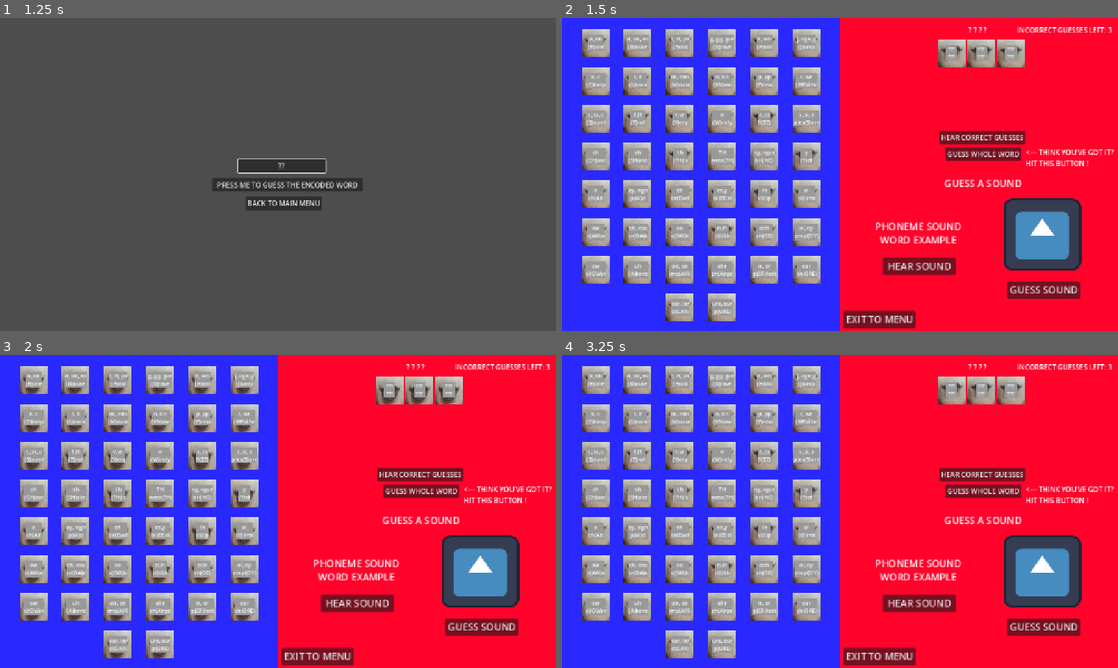
Above: before the commit, frames 1-4 (two rows, left to right).
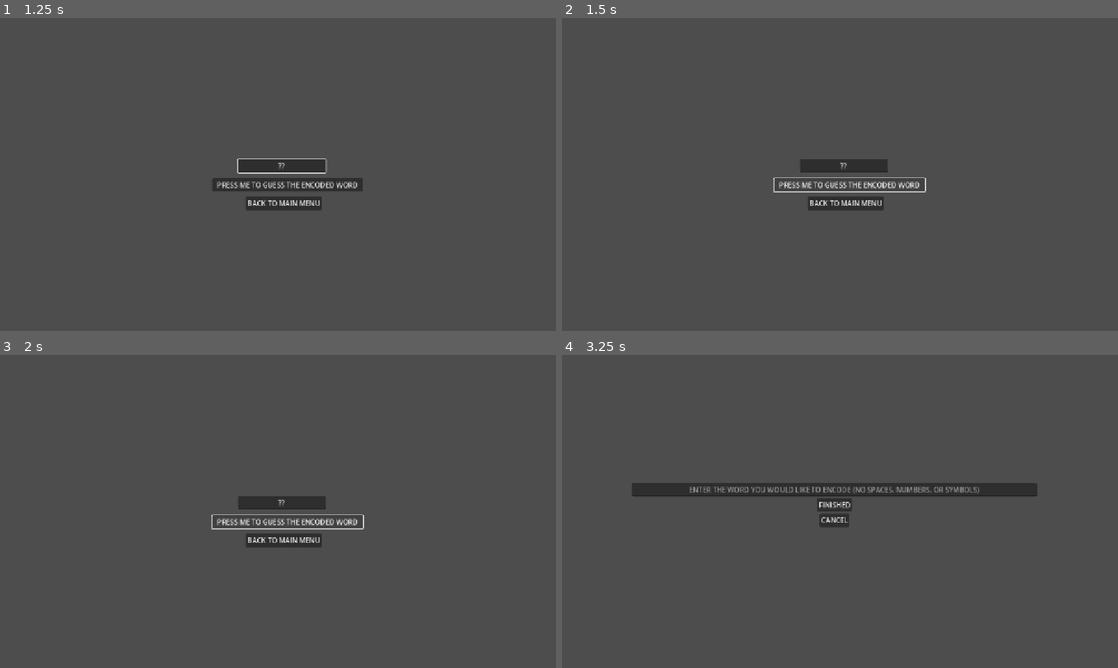
Above: after the commit, the same moments.

Repository: sym-z/phonetic-hangman
Game: Godot game, scene res://scenes/password_import/password_import.tscn
The game is run twice, just before and just after one commit, with the same random seed, the same clock (stepped at 60 frames per second) and the same inputs. The project has no main scene, so this scene is started directly. The engine's default icon, where the game draws it, is replaced by a stand-in: a white triangle on a blue panel in a dark square. Sound files missing from this copy of the repository are replaced by a short silence.
Inputs (mouse positions are in pixels of both pictures, inside the frame that each line leads up to):
- Up to frame 1 (1.25 s): click (283, 165) at 0.52 s; type "12" at 0.6 s
- Up to frame 2 (1.5 s): click "PRESS ME TO GUESS THE ENCODED…" at 1.25 s
- Up to frame 3 (2 s): no input
- Up to frame 4 (3.25 s): click (845, 539) at 2 s, where only the run after the commit has a clickable "BACK TO MAIN MENU"; click (840, 505) at 2.75 s, where only the run after the commit has a clickable "Encode A Message"

Frame 1 is identical in both runs. In frame 2, 98% of the frame differs, in the area x 0-100%, y 0-100%; in frame 3, 97%; in frame 4, 98%.
Error before the commit: Invalid access of index '1' on a base object of type: 'PackedStringArray'. (res://scenes/password_import/password_import.gd:15)

Commit message:
Scene Transition refactor

Diff:
--- a/src/scenes/main_menu/main_menu.gd
+++ b/src/scenes/main_menu/main_menu.gd
@@ -1,6 +1,5 @@
 extends Control
 
-var word_typer_scene : String = "uid://b3y7s18uwane8"
 # Called when the node enters the scene tree for the first time.
 func _ready():
 	pass # Replace with function body.
@@ -12,8 +11,4 @@
 
 
 func _on_create_pressed():
-	call_deferred("encode_choice")
-
-
-func encode_choice():
-	get_tree().change_scene_to_file(word_typer_scene)
+	SceneTransition.word_typer()
--- a/src/scenes/password_export/password_export.gd
+++ b/src/scenes/password_export/password_export.gd
@@ -1,8 +1,6 @@
 extends Control
 
 @export var password_holder : TextEdit
-var main_menu_scene : String = "uid://cxg5bb4sk08en"
-var word_guesser_scene : String = "uid://dt671ex55ahu4"
 
 func _ready():
 	encode_password()
@@ -21,17 +19,13 @@
 
 
 #region Scene Transitions
-func back_to_main_menu():
-	get_tree().change_scene_to_file(main_menu_scene)
 
 func _on_menu_pressed():
-	call_deferred("back_to_main_menu")
-
-func to_word_guesser():
-	get_tree().change_scene_to_file(word_guesser_scene)
+	#TODO: Reset player built word and typed word?
+	SceneTransition.main_menu()
 
 func _on_play_local_pressed() -> void:
 	Globals.decoded_built_word = Globals.player_built_word
 	Globals.decoded_typed_word = Globals.player_typed_word
-	call_deferred("to_word_guesser")
+	SceneTransition.word_guesser()
 #endregion
--- a/src/scenes/password_import/password_import.gd
+++ b/src/scenes/password_import/password_import.gd
@@ -1,32 +1,29 @@
 extends Control
-
-var word_guesser_scene : String = "uid://dt671ex55ahu4"
-var main_menu_scene : String = "uid://cxg5bb4sk08en"
 
 @export var password_entry : LineEdit
 
-func decode_password():
+func decode_password() -> bool:
+	#BUG: HANDLE IMPROPER PASSWORD TO PREVENT CRASH
 	var password = password_entry.text.rsplit("#")
+	if(password.size() < 2):
+		return false
 	var built_string = password[0].rsplit(",")
 	var built_int : Array[int]
 	for sound in built_string:
 		built_int.append(int(sound))
 	Globals.decoded_built_word.append_array(built_int)
 	Globals.decoded_typed_word = password[1]
-
+	return true
 	print(Globals.decoded_built_word)
 	print(Globals.decoded_typed_word)
 
 func _on_begin_decoding_pressed():
-	decode_password()
-	call_deferred("to_word_guesser")
+	if(decode_password()):
+		SceneTransition.word_guesser()
+	else:
+		print("ERROR")
+		#TODO: Make actual visual indicator
 
 func _on_back_pressed():
 	Globals.reset_decoded_word()
-	call_deferred("back_to_menu")
-
-func to_word_guesser():
-	get_tree().change_scene_to_file(word_guesser_scene)
-
-func back_to_menu():
-	get_tree().change_scene_to_file(main_menu_scene)
+	SceneTransition.main_menu()
--- a/src/scenes/word_builder/word_builder.gd
+++ b/src/scenes/word_builder/word_builder.gd
@@ -1,7 +1,4 @@
 extends Control
-
-var main_menu_scene : String = "uid://cxg5bb4sk08en"
-var password_export_scene : String = "uid://bgglhgm3wyfwx"
 
 @export var selection_container : HFlowContainer
 @export var selection_speaker : AudioStreamPlayer
@@ -63,21 +60,14 @@
 #endregion
 
 #region Scene Transitions
-func back_to_main_menu():
-	get_tree().change_scene_to_file(main_menu_scene)
-
 func _on_cancel_pressed():
 	# Reset Globals!
 	Globals.reset_player_word()
-	call_deferred("back_to_main_menu")
-
-func export_password():
-	get_tree().change_scene_to_file(password_export_scene)
-
+	SceneTransition.main_menu()
 func _on_done_pressed():
 	if(selections.size() > 0):
 		Globals.player_built_word = selections
-		call_deferred("export_password")
+		SceneTransition.password_export()
 #endregion
 
 #region Sound Playing
--- a/src/scenes/word_typer/word_typer.gd
+++ b/src/scenes/word_typer/word_typer.gd
@@ -1,21 +1,12 @@
 extends Control
 
 @export var typed_word : LineEdit
-var main_menu_scene : String = "uid://cxg5bb4sk08en"
-var word_builder_scene : String = "uid://cerariugi700o"
-
-func back_to_menu():
-	get_tree().change_scene_to_file(main_menu_scene)
-
-func to_word_builder():
-	get_tree().change_scene_to_file(word_builder_scene)
 
 func _on_cancel_pressed():
 	Globals.reset_player_word()
 	SceneTransition.main_menu()
-	#call_deferred("back_to_menu")
 
 func _on_finished_pressed():
 	# CHECK FOR IMPROPER INPUT HERE
 	Globals.player_typed_word = typed_word.text.to_upper()
-	call_deferred("to_word_builder")
+	SceneTransition.word_builder()
